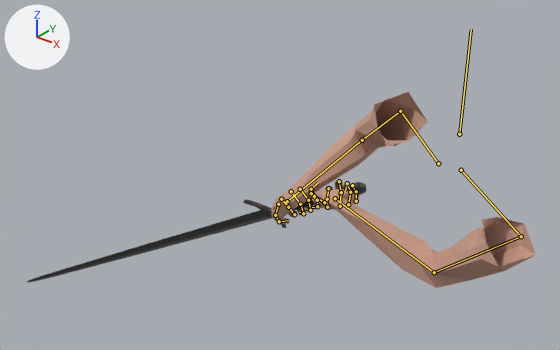
What one commit did to the Blender file Soulslike/res/item/kings_sword/kings_sword.blend.
Rendered twice from a camera (50 mm lens) standing at (0.577, -1.26, 0.567) and looking at (-0.467, 0.046, -0.243). Lighting does not change. The marker at upper left points along +X, +Y and +Z. Both versions are drawn at frame 28 of the action 'attack2'; the numbers are the values there. The bones that bend it are drawn over the model as lines.

Names of what the first picture shows: 'Cylinder', 'Viewmodel'.
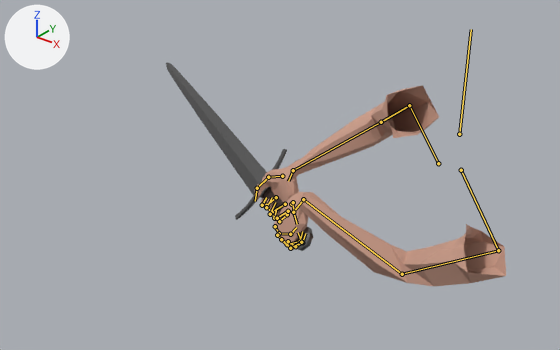
Location of each change, [x1, y1, x2, y2] in pixels of the pictures (560 x 350 px):
'Viewmodel', posed
    before: [271, 92, 536, 288]
    after: [255, 85, 506, 286]
'Cylinder', posed (56% narrower, 87% taller)
    before: [27, 182, 366, 282]
    after: [166, 63, 313, 251]

The edits, one by one:
Bone 'weapon_r' (bone_weapon_r) moves from (-0.362, -0.27, -0.012) to (-0.395, -0.27, 0.047).
Bone 'weapon_r' (bone_weapon_r) turns from (152, -33, -48) to (-43, -50, 117) degrees about its own x, y and z.
